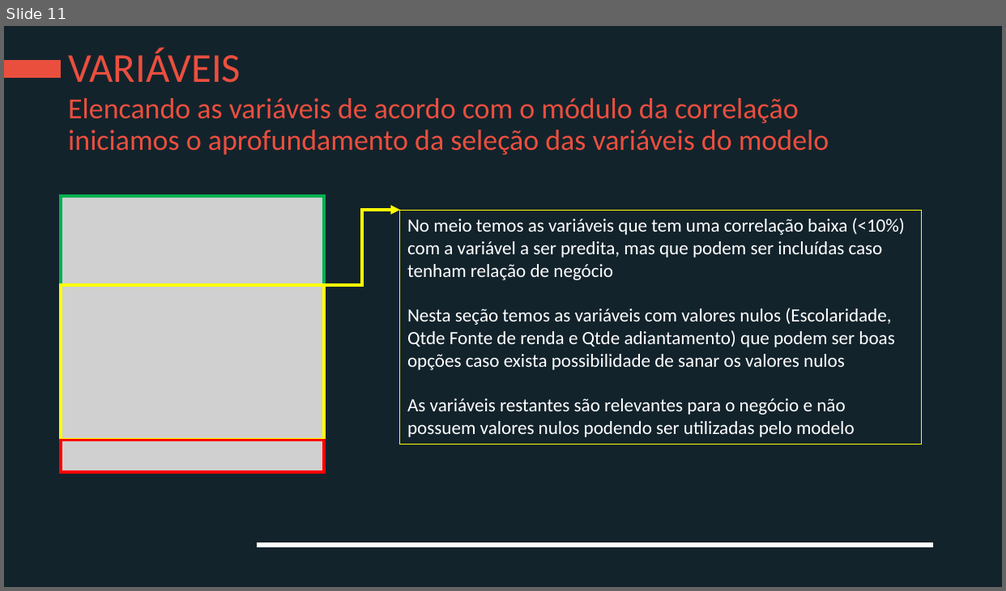
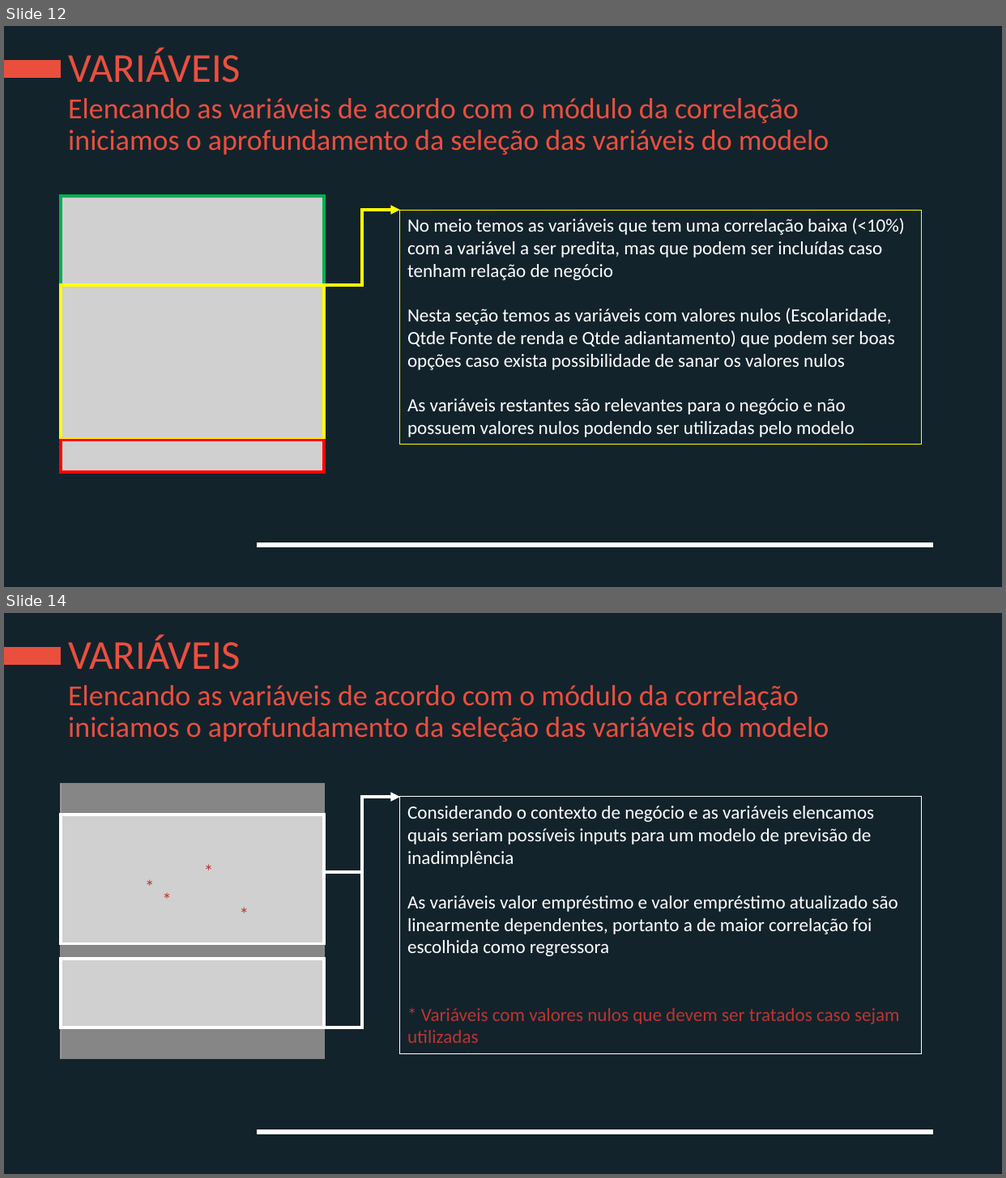
Before and after one commit to spadao/PS-Elo-Group, a slide deck: Apresentação-JoãoVictorSpadão.pptx. Shown one above the other, each under a label of ours: slide 11 before the commit, slides 12 and 14 after it; the slides between them are not shown. The pictures are 1006x591 and 1006x1178 pixels, drawn with LibreOffice and Linux fonts; fonts in the diff are those of the drawing; grey boxes stand for pictures; background and template pictures are left out. Boxes give left, top, right and bottom in pixels: in the first picture for what was removed or moved away, otherwise in the second. Text is boxed around its words. In the diff, an @@ line names an element or a change of style, - is before the commit and + after.

```diff
--- a/Apresentação-JoãoVictorSpadão.pptx
+++ b/Apresentação-JoãoVictorSpadão.pptx
@@ slide 14 added at bbox=[4, 613, 1002, 1174], background #13232C; not listed: 2 template elements that a slide beside it also shows @@
@@ title added at bbox=[68, 635, 241, 670], 39.6 pt, text #EA4F3E @@
+VARIÁVEIS
@@ text added at bbox=[68, 685, 829, 742], 28 pt, text #EA4F3E @@
+Elencando as variáveis de acordo com o módulo da correlação iniciamos o aprofundamento da seleção das variáveis do modelo
@@ picture added at bbox=[61, 784, 325, 1060] @@
@@ rectangle added at bbox=[61, 784, 325, 815], fill #808080 at 92% opacity @@
@@ elbow arrow added from (325, 873) to (400, 797), #FFFFFF 3 pt @@
@@ rectangle added at bbox=[400, 797, 921, 1054], outline #FFFFFF 0.75 pt, 18 pt, text #FFFFFF @@
+Considerando o contexto de negócio e as variáveis elencamos quais seriam possíveis inputs para um modelo de previsão de inadimplência
+As variáveis valor empréstimo e valor empréstimo atualizado são linearmente dependentes, portanto a de maior correlação foi escolhida como regressora
+* Variáveis com valores nulos que devem ser tratados caso sejam utilizadas
@@ rectangle added at bbox=[61, 815, 325, 944], outline #FFFFFF 3 pt @@
@@ text added at bbox=[197, 855, 221, 885], 18 pt, text #B93632 @@
+*
@@ text added at bbox=[138, 871, 163, 901], 18 pt, text #B93632 @@
+*
@@ line added from (362, 872) to (362, 1029), #FFFFFF 3 pt @@
@@ text added at bbox=[155, 884, 180, 914], 18 pt, text #B93632 @@
+*
@@ text added at bbox=[232, 899, 257, 929], 18 pt, text #B93632 @@
+*
@@ rectangle added at bbox=[61, 944, 325, 959], fill #808080 at 92% opacity @@
@@ rectangle added at bbox=[61, 959, 325, 1028], outline #FFFFFF 3 pt @@
@@ rectangle added at bbox=[61, 1028, 325, 1059], fill #808080 at 92% opacity @@
@@ line added from (324, 1028) to (362, 1028), #FFFFFF 3 pt @@
@@ what was slide 11 is now slide 12 @@
```
Also in this commit, not shown: 1 slide changed, 5 other slides added, 1 slide removed, 4 other files.
